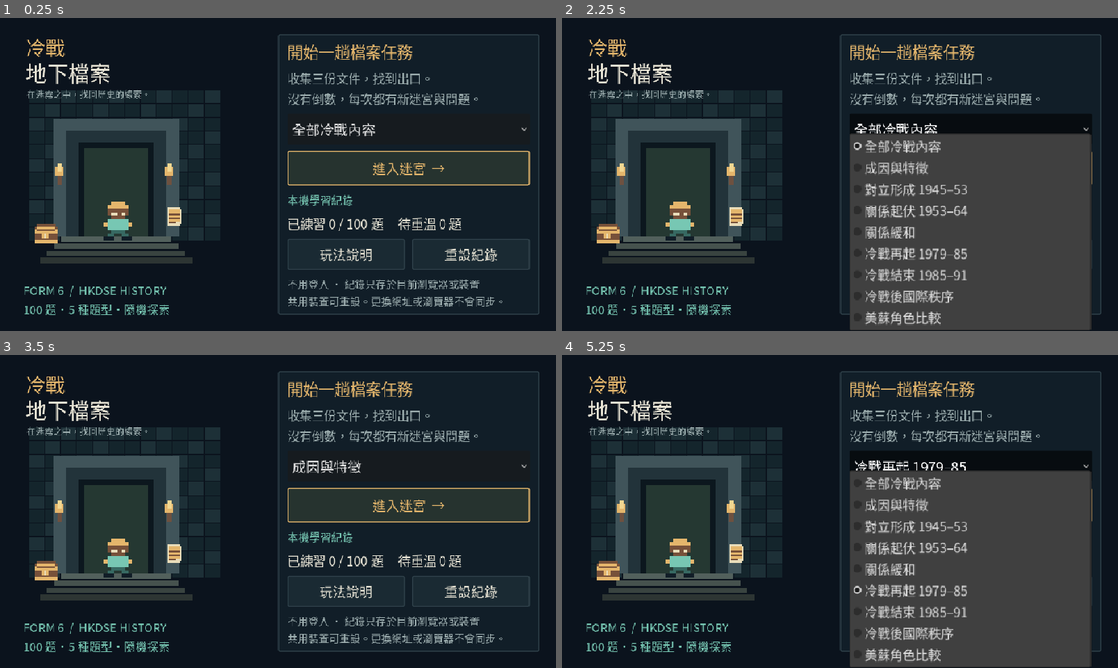
Above: before the commit, frames 1-4 (two rows, left to right).
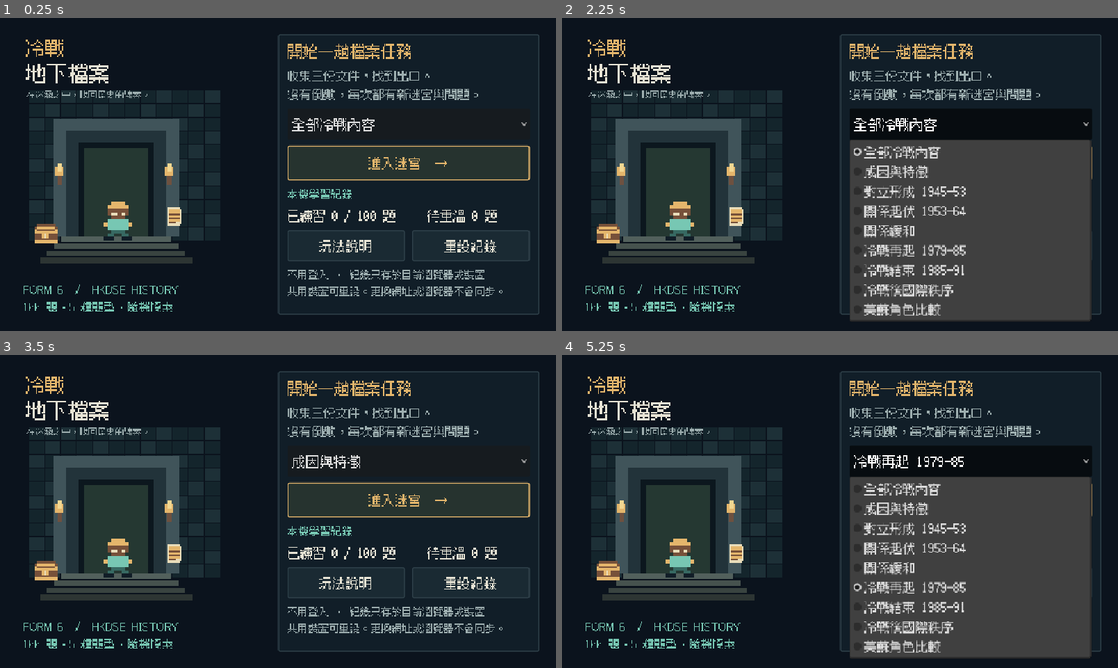
Above: after the commit, the same moments.

Repository: kitlung1107/ColdWarMaze
Game: Godot game, scene res://main.tscn
Same seed, same stepped clock (60 frames per second), same inputs: the game is played once before the commit and once after it.
Inputs:
- Up to frame 1 (0.25 s): no input
- Up to frame 2 (2.25 s): click "玩法說明" at 0.5 s; click "返回" at 1.25 s; click "全部冷戰內容" at 2 s
- Up to frame 3 (3.5 s): click "進入迷宮 →" at 2.75 s
- Up to frame 4 (5.25 s): click "成因與特徵" at 3.5 s; click "重設紀錄" at 4.25 s; click "冷戰再起 1979–85" at 5 s

The runs differ from the first frame. In frame 1, 9.0% of the frame differs, in the area x 4-96%, y 6-95%; in frame 2, 10%; in frame 3, 8.9%; in frame 4, 10%, in the area x 4-96%, y 6-100%.

Commit message:
加入全畫面提示及像素字體，移除底部規則文字

Diff:
--- a/scripts/game.gd
+++ b/scripts/game.gd
@@ -16,6 +16,8 @@
 var maze = Maze.new()
 var study
 var font
+var reading_font: Font
+var pixel_font: FontFile
 var ui: Control
 var mode = "menu"
 var topic = 0
@@ -51,12 +53,17 @@
 var help_return = "menu"
 var last_ui_mode = ""
 var last_ui_question = -1
+var fullscreen_prompt_poll = 0.0
 
 func _ready() -> void:
 	randomize()
 	test_mode="--qa" in OS.get_cmdline_user_args()
 	study=Study.new(not test_mode)
 	font=load("res://assets/ArchiveStudySans.otf")
+	reading_font=font
+	pixel_font=load("res://assets/FusionPixel12TC.otf")
+	pixel_font.multichannel_signed_distance_field=false
+	pixel_font.antialiasing=TextServer.FONT_ANTIALIASING_NONE
 	var theme_resource=Theme.new()
 	theme_resource.default_font=font
 	theme_resource.default_font_size=22
@@ -89,6 +96,13 @@
 	queue_redraw()
 
 func _process(delta: float) -> void:
+	if mode=="fullscreen_prompt":
+		fullscreen_prompt_poll-=delta
+		if fullscreen_prompt_poll<=0:
+			fullscreen_prompt_poll=0.2
+			if not JavaScriptBridge.eval("window.cwFullscreenPromptOpen === true"):
+				resume()
+				notify("收集 3 份文件。金色普通門可重試；寶箱與塔只有一次機會。",7)
 	time+=delta
 	move_cooldown=maxf(0,move_cooldown-delta)
 	toast_time=maxf(0,toast_time-delta)
@@ -185,6 +199,9 @@
 	action_button=null
 
 func rebuild_ui() -> void:
+	# Keep questions, choices and answer explanations in the original reading font.
+	font=reading_font if mode in ["quiz","feedback"] else pixel_font
+	theme.default_font=font
 	var old_scroll=0
 	var current_question=int(question.get("id",-1))
 	if mode==last_ui_mode and current_question==last_ui_question:
@@ -193,7 +210,7 @@
 	clear_ui()
 	update_layout()
 	if mode=="menu": menu_ui()
-	elif mode=="play": play_ui()
+	elif mode in ["play","fullscreen_prompt"]: play_ui()
 	elif mode=="quiz": quiz_ui()
 	elif mode=="feedback": feedback_ui()
 	elif mode=="shop": shop_ui()
@@ -305,6 +322,10 @@
 	mode="play"
 	rebuild_ui()
 	notify("收集 3 份文件。金色普通門可重試；寶箱與塔只有一次機會。",7)
+	if OS.has_feature("web") and not test_mode:
+		if JavaScriptBridge.eval("typeof window.cwOfferFullscreen === 'function' && window.cwOfferFullscreen()"):
+			mode="fullscreen_prompt"
+			fullscreen_prompt_poll=0.2
 
 func play_ui() -> void:
 	var top=panel_at(Rect2(20,14,size.x-40,72))
@@ -352,11 +373,6 @@
 	action_button=button("調查",interact,true,82)
 	action_panel.add_child(action_button)
 	action_panel.add_child(label("E / 空白鍵\n也可調查",17,MUTED))
-	var foot=label("普通門可重試  ·  獎勵答錯鎖定  ·  離開照明範圍後迷霧重現",18,MUTED)
-	foot.position=Vector2(190,size.y-38)
-	foot.size=Vector2(size.x-380,28)
-	foot.horizontal_alignment=HORIZONTAL_ALIGNMENT_CENTER
-	ui.add_child(foot)
 	update_hud()
 
 func update_hud() -> void:
Binary file added: assets/FusionPixel12TC.otf
Not shown, added: assets/PIXEL_FONT_LICENSE.txt
Not shown, changed: export_presets.cfg
Not shown, changed: .github/workflows/deploy.yml
